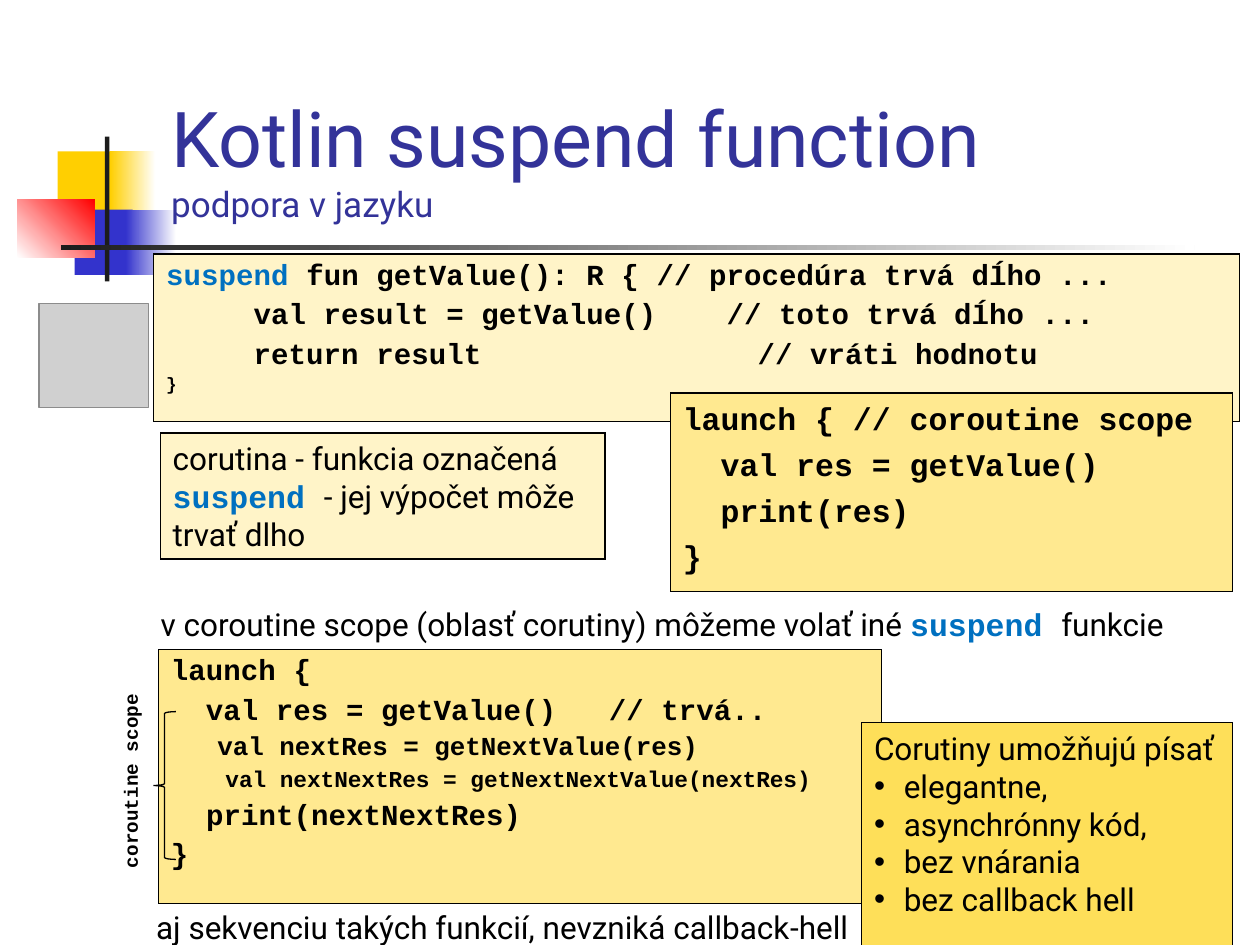
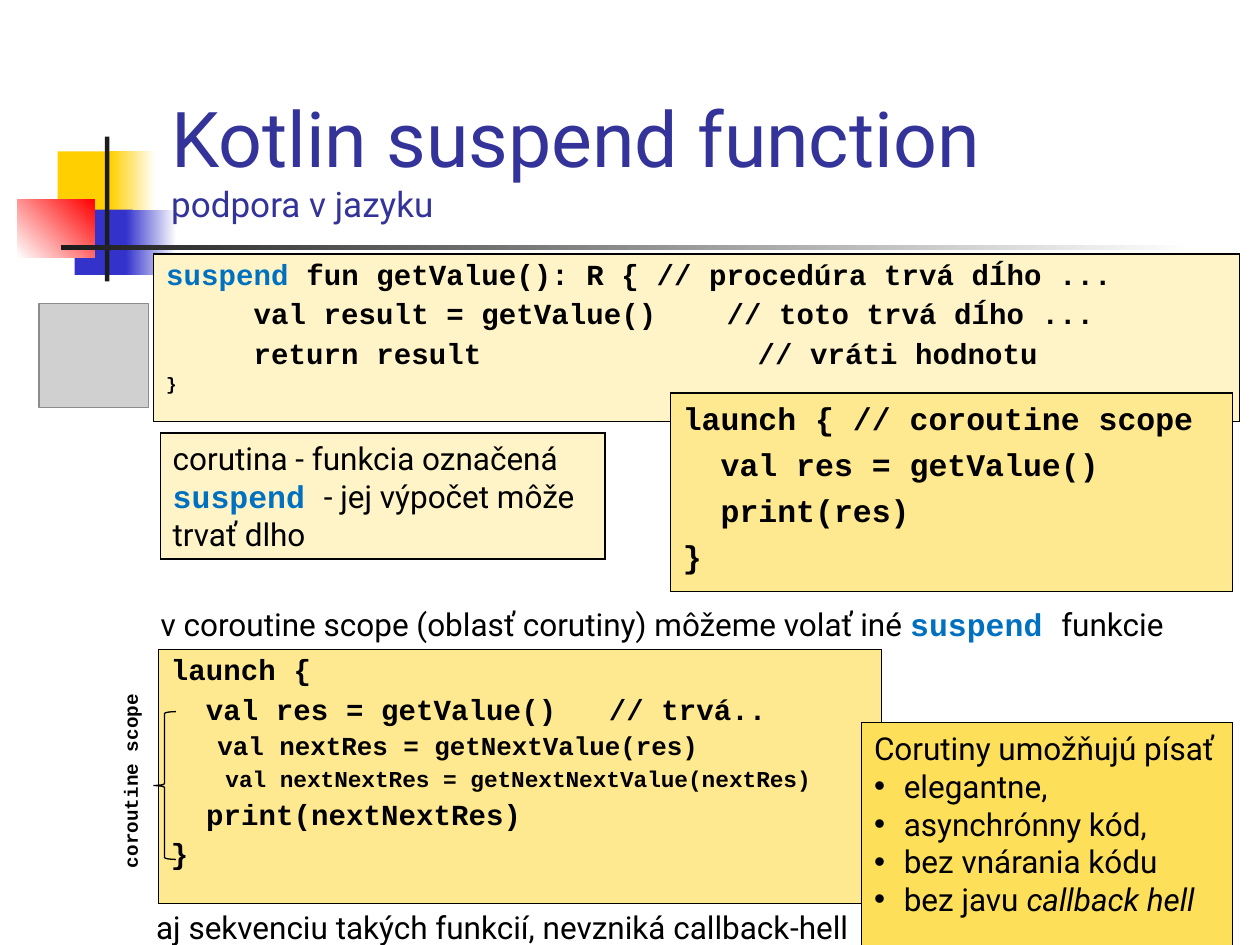
Before and after one commit to vmandro/Prednasky, a slide deck: slide 6 of 10/10_Android.ppt. Drawn at 1260x945 pixels with LibreOffice and Linux fonts; fonts in the diff are those of the drawing; grey boxes stand for pictures. Boxes give left, top, right and bottom in pixels: in the first picture for what was removed or moved away, otherwise in the second. Text is boxed around its words. In the diff, an @@ line names an element or a change of style, - is before the commit and + after.

```diff
--- a/10/10_Android.ppt
+++ b/10/10_Android.ppt
@@ text in rectangle at box(904, 849, 1195, 918): text changed @@
-• bez vnárania
-• bez callback hell
+• bez vnárania kódu
+• bez javu callback hell
```
Also in this commit, not shown: 10 other slides changed, 2 other files.
